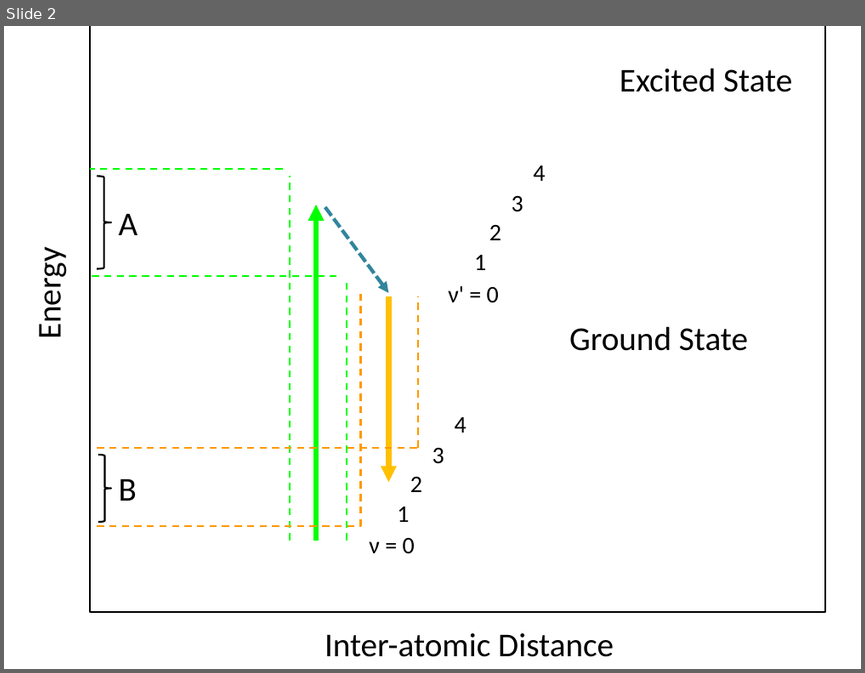
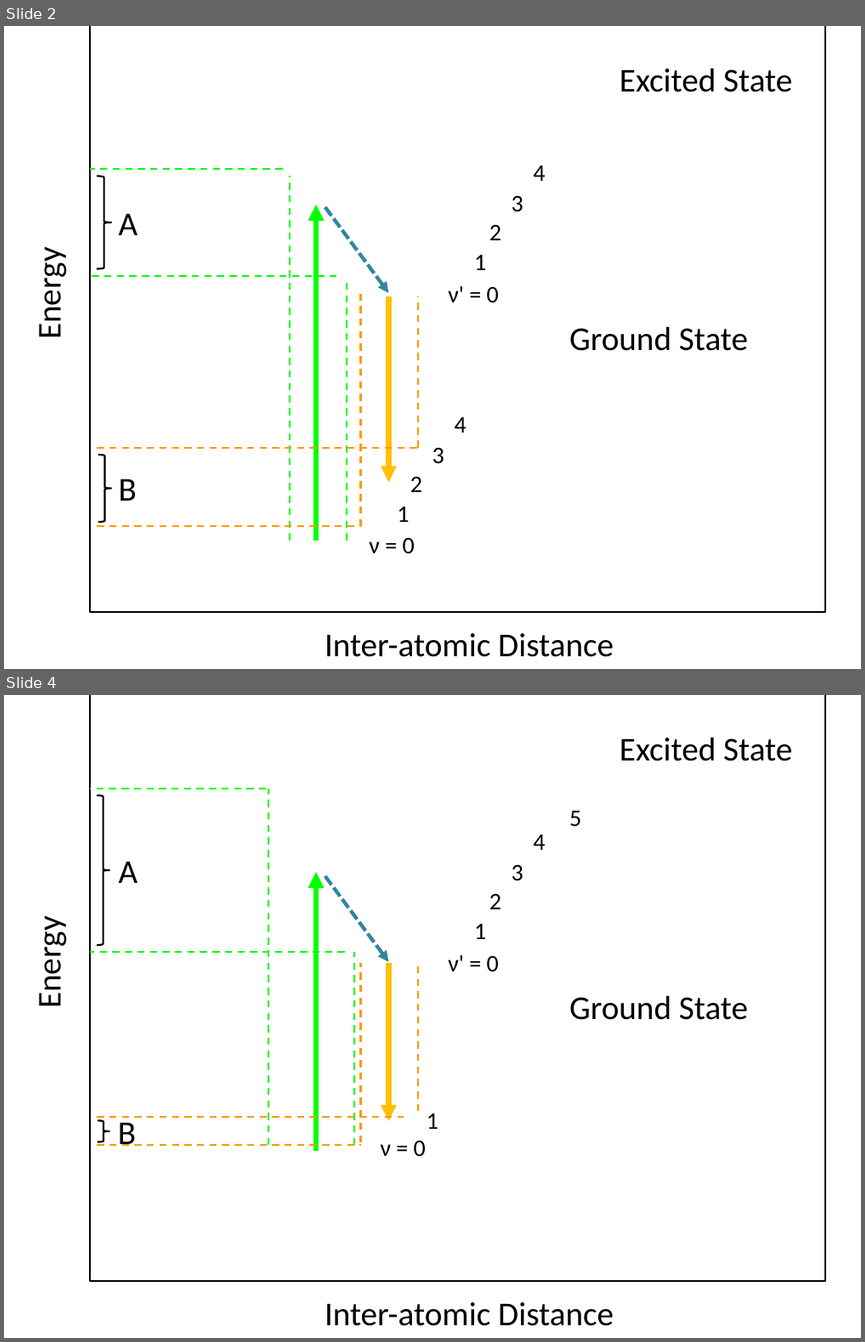
Before and after one commit to Waltmon/timthesis, a slide deck: figures/franckcondon.pptx. Shown one above the other, each under a label of ours: slide 2 before the commit, slides 2 and 4 after it; the slides between them are not shown. The pictures are 865x673 and 865x1342 pixels, drawn with LibreOffice and Linux fonts; fonts in the diff are those of the drawing; background and template pictures are left out. Boxes give left, top, right and bottom in pixels: in the first picture for what was removed or moved away, otherwise in the second. Text is boxed around its words. In the diff, an @@ line names an element or a change of style, - is before the commit and + after.

```diff
--- a/figures/franckcondon.pptx
+++ b/figures/franckcondon.pptx
@@ slide 4 added at [4, 695, 861, 1338], background picture (left out) @@
@@ rectangle added at [90, 695, 825, 1280], outline #000000 1.5 pt @@
@@ text added at [619, 737, 792, 761], 28 pt, text #000000 @@
+Excited State
@@ line added from (266, 789) to (90, 789), #00FF00 1.5 pt dashed @@
@@ right brace added at [97, 795, 109, 945], outline #000000 1.5 pt @@
@@ line added from (268, 1145) to (268, 789), #00FF00 1.5 pt dashed @@
@@ text added at [569, 811, 581, 826], 20 pt, text #000000 @@
+5
@@ text added at [533, 834, 545, 850], 20 pt, text #000000 @@
+4
@@ text added at [119, 862, 138, 883], 28 pt, text #000000 @@
+A
@@ arrow added from (316, 1150) to (316, 872), #00FF00 4.5 pt @@
@@ text added at [511, 865, 523, 881], 20 pt, text #000000 @@
+3
@@ arrow added from (325, 876) to (389, 961), #31859C 3 pt dashed @@
@@ text added at [489, 894, 501, 909], 20 pt, text #000000 @@
+2
@@ text added at [474, 924, 486, 939], 20 pt, text #000000 @@
+1
@@ text added at [29, 925, 69, 1005], 28 pt, text #000000 @@
+Energy
@@ line added from (345, 952) to (90, 952), #00FF00 1.5 pt dashed @@
@@ line added from (353, 1145) to (353, 952), #00FF00 1.5 pt dashed @@
@@ line added from (360, 1142) to (360, 962), #FF9900 1.5 pt dashed @@
@@ arrow added from (389, 962) to (389, 1121), #FFC000 4.5 pt @@
@@ line added from (418, 1111) to (418, 965), #FF9900 1.5 pt dashed @@
@@ text added at [448, 955, 499, 972], 20 pt, text #000000 @@
+ν' = 0
@@ text added at [569, 995, 748, 1020], 28 pt, text #000000 @@
+Ground State
@@ line added from (97, 1117) to (404, 1117), #FF9900 1.5 pt dashed @@
@@ right brace added at [98, 1120, 109, 1141], outline #000000 1.5 pt @@
@@ text added at [118, 1116, 136, 1145], 28 pt, text #000000 @@
+B
@@ text added at [426, 1113, 438, 1129], 20 pt, text #000000 @@
+1
@@ line added from (97, 1145) to (360, 1145), #FF9900 1.5 pt dashed @@
@@ text added at [381, 1140, 426, 1157], 20 pt, text #000000 @@
+ν = 0
@@ text added at [324, 1302, 613, 1326], 28 pt, text #000000 @@
+Inter-atomic Distance
```
Also in this commit, not shown: 1 other slide added, 7 other files.
